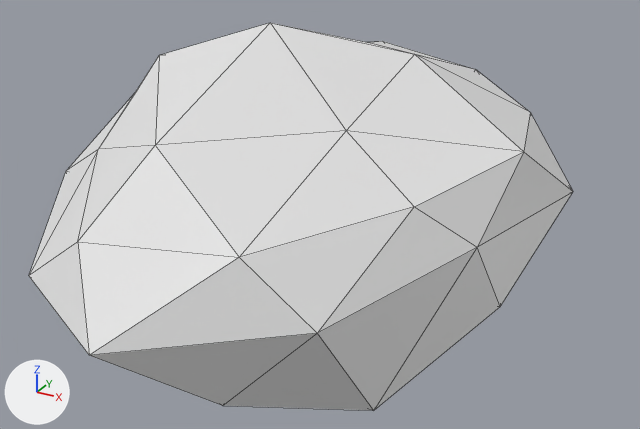
The Blender file Assets/Models/clouds1.blend, before and after one commit.
One viewpoint serves both versions: a 50 mm camera at (3.56, -6.51, 3.05) aimed at (0.06, -0.14, -0.13). Lighting does not change. The marker at lower left points along +X, +Y and +Z. Mesh edges are drawn as thin lines.

The first picture shows 'Икосфера'.
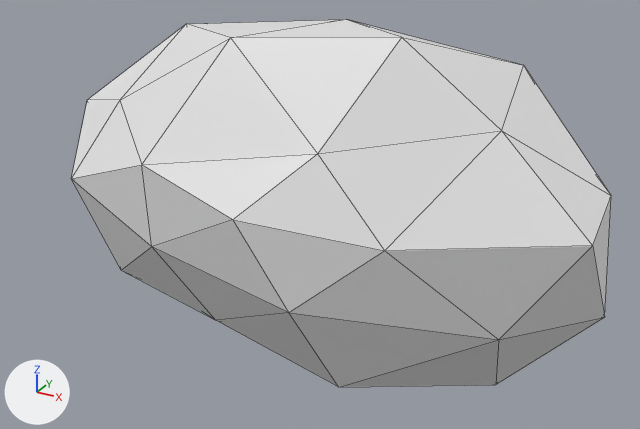
Commit message: Update cloud models

Pixel boxes (x1, y1, x2, y2) of what changed, in the pictures (640 x 429 px):
```json
{"object": "Икосфера", "change": "reshaped, turned, rescaled", "before": [29, 23, 573, 410], "after": [71, 20, 611, 387]}
```

Edits to the scene script, one JSON object a line:
```json
{"block": "me_икосфера", "where": "# used by ob_икосфера; location = (0.0, 0.0, 0.0); rotation_euler = (3.142, 0.0, 0.0), in degrees (180, 0, 0); scale = (2.01, 2.73, 2.01)"}
{"op": "remove", "block": "me_икосфера", "code": "me_икосфера.from_pydata(...)  # 42 vertices, 80 faces; spans x -1.12..1.0, y -0.99..1.09, z -0.71..0.59"}
{"op": "add", "block": "me_икосфера", "code": "me_икосфера.from_pydata(...)  # 42 vertices, 80 faces; spans x -2.66..2.59, y -1.37..1.46, z -1.62..1.58"}
{"block": "me_икосфера", "change": "me_икосфера part 1: 42 of 42 vertices moved; they spanned x -1.12..1.0, y -0.99..1.09, z -0.71..0.59 and now span x -2.66..2.59, y -1.37..1.46, z -1.62..1.58; mean shift (0.03, -0.01, 0.02); largest move (-1.12, -0.37, -0.06) -> (2.59, -0.06, -0.52)"}
{"op": "set", "path": "ob_икосфера.rotation_euler", "old": "(3.142, 0.0, 0.0)", "new": "(0.0, 0.0, 0.0)", "note": "degrees (180, 0, 0) -> degrees (0, 0, 0)"}
{"op": "set", "path": "ob_икосфера.scale", "old": "(2.01, 2.73, 2.01)", "new": "(1.0, 1.0, 1.0)"}
```
